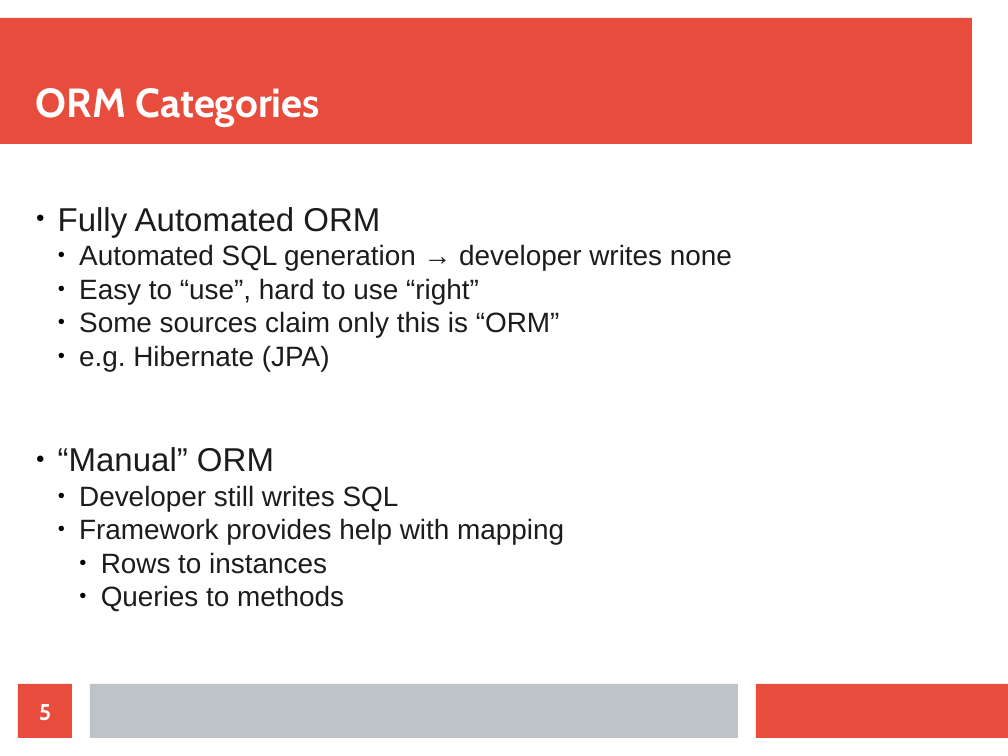
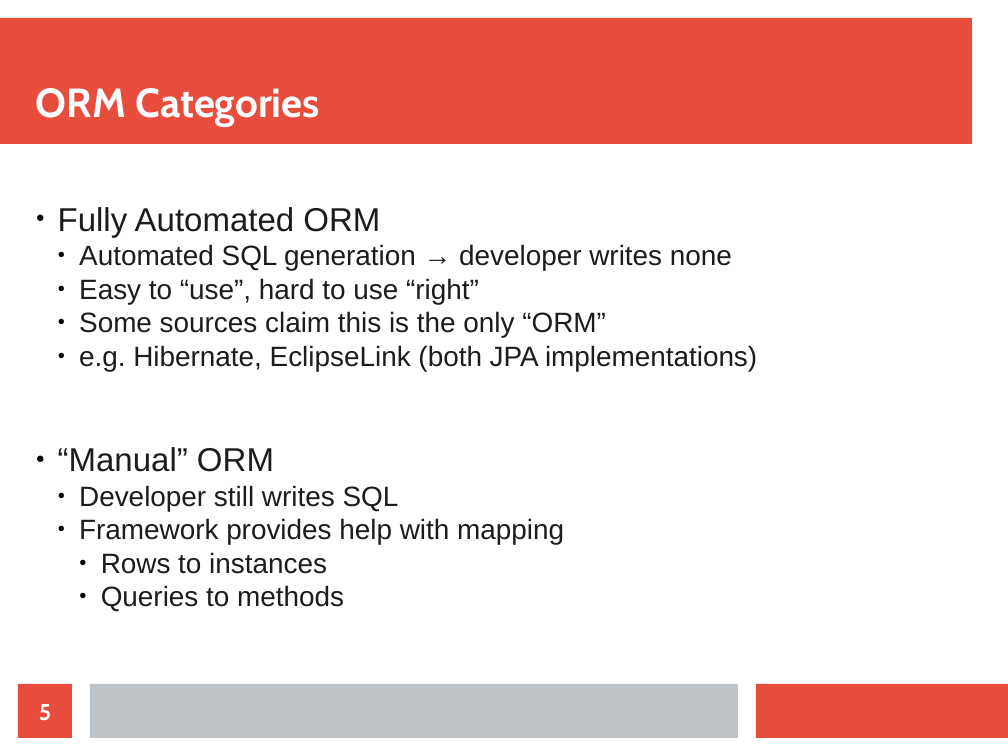
Before and after one commit to maxotta/pia-labs, a slide deck: slide 5 of lectures/persistence.odp. Drawn at 1008x756 pixels with LibreOffice and Linux fonts; fonts in the diff are those of the drawing. Boxes give left, top, right and bottom in pixels: in the first picture for what was removed or moved away, otherwise in the second. Text is boxed around its words. In the diff, an @@ line names an element or a change of style, - is before the commit and + after.

```diff
--- a/lectures/persistence.odp
+++ b/lectures/persistence.odp
@@ subtitle at box(79, 311, 757, 371): text changed @@
-  ● Some sources claim only this is “ORM”
-  ● e.g. Hibernate (JPA)
+  ● Some sources claim this is the only “ORM”
+  ● e.g. Hibernate, EclipseLink (both JPA implementations)
```
Also in this commit, not shown: 3 other slides changed, 1 other file.
